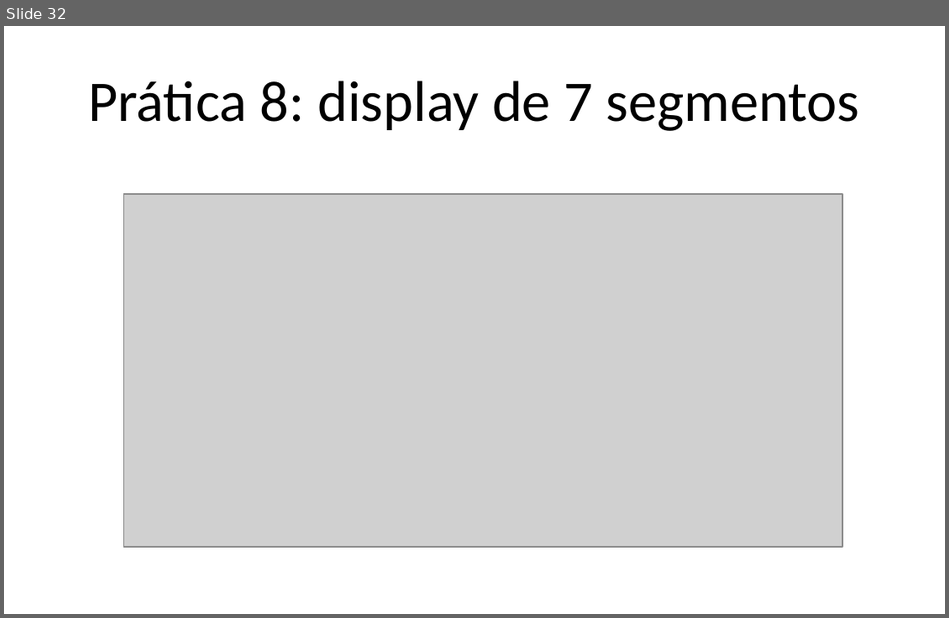
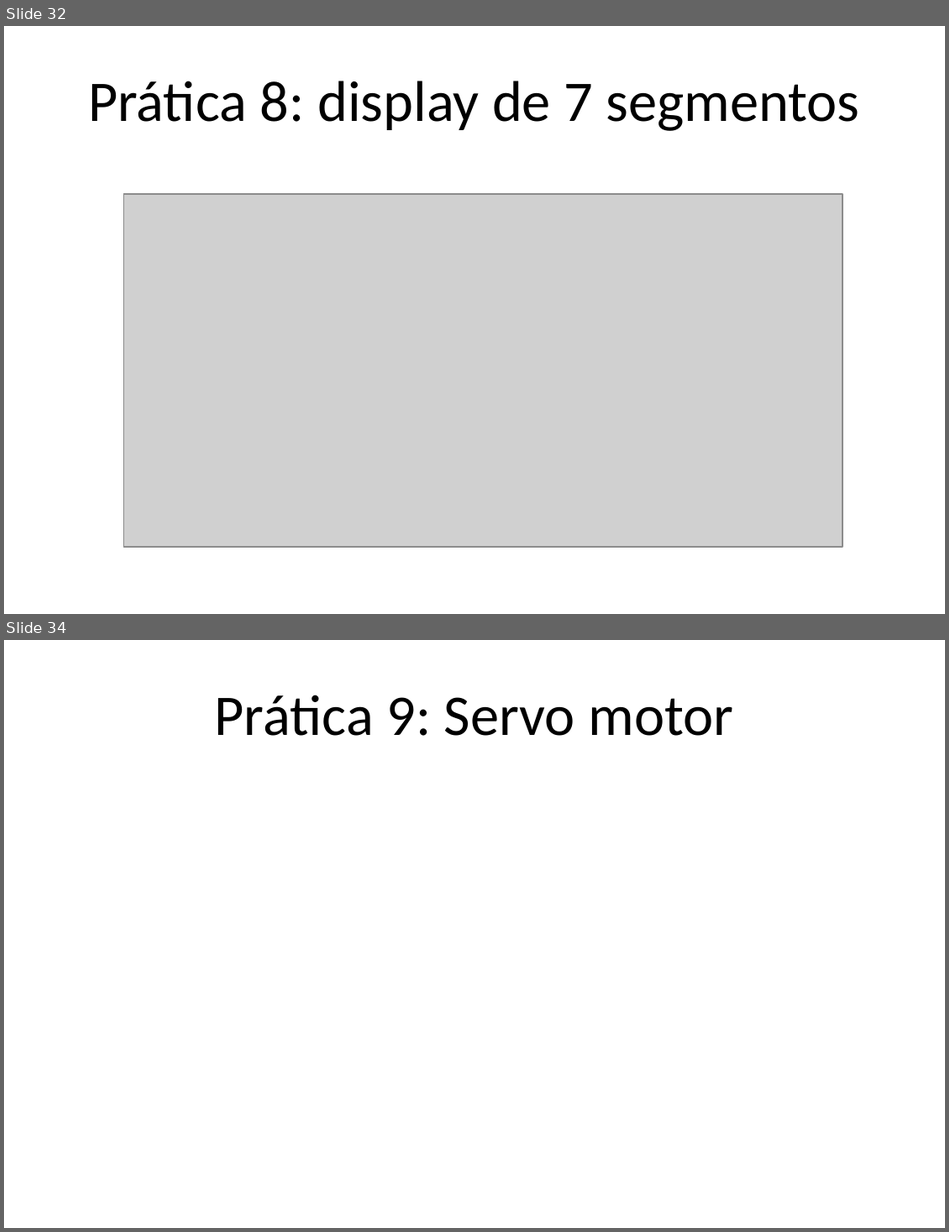
Before and after one commit to Gabrielgps25/Voluntariado-Arduino-Alpha, a slide deck: apresentacaoDeApoioArduinoIVoluntarios.pptx. Shown one above the other, each under a label of ours: slide 32 before the commit, slides 32 and 34 after it; the slides between them are not shown. The pictures are 949x618 and 949x1232 pixels, drawn with LibreOffice and Linux fonts; fonts in the diff are those of the drawing; grey boxes stand for pictures. Boxes give left, top, right and bottom in pixels: in the first picture for what was removed or moved away, otherwise in the second. Text is boxed around its words. In the diff, an @@ line names an element or a change of style, - is before the commit and + after.

```diff
--- a/apresentacaoDeApoioArduinoIVoluntarios.pptx
+++ b/apresentacaoDeApoioArduinoIVoluntarios.pptx
@@ slide 34 added at bbox=[4, 640, 945, 1228], background #FFFFFF @@
@@ title added at bbox=[215, 695, 734, 736], 44 pt, text #000000 @@
+Prática 9: Servo motor
```
Also in this commit, not shown: 20 slides changed, 1 other slide added, 1 slide removed, 2 other files.
